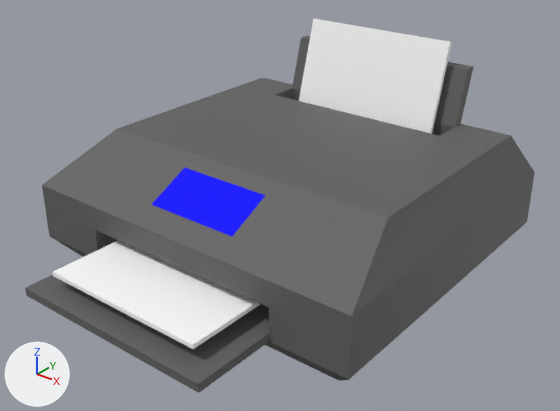
Two versions of the OBJ model Tribe2020/Assets/Art/Models/Printer.obj, one commit apart.
One viewpoint serves both versions: a 50 mm camera at (53.5, -66.0, 48.8) aimed at (2.3, -1.9, 9.0). The lights are fixed; the arrows at lower left show +X, +Y and +Z. Where no turn or scale is listed for an object, it has been applied to the vertices.
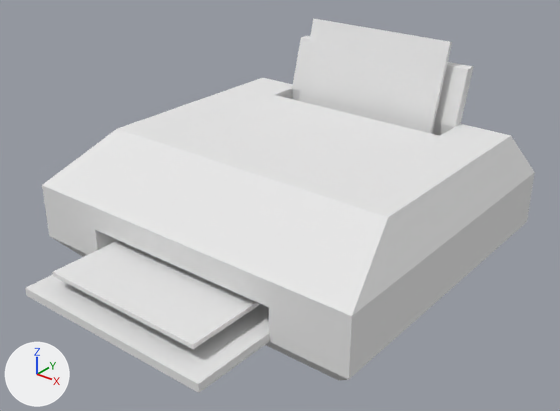
Boxes [x1, y1, x2, y2] around the edits, measured in the pictures (560 x 411 px; the box of a moved part takes in the faces that stretch with it):
'object_6', surface changed, recoloured (grey to white): [42, 78, 535, 381] in both
'object_2', recoloured: [52, 33, 448, 349] in both
'object_3', recoloured, surface changed: [25, 240, 269, 393] in both
'object_1', recoloured, surface changed: [292, 33, 473, 134] in both
'object_5', surface changed, recoloured: [25, 168, 269, 393] in both
'object_4', surface changed, recoloured: [152, 36, 473, 236] in both
part 1 of me_object_1, cut back: before [292, 36, 473, 127]; after [299, 33, 448, 134]
part 2 of me_object_2, moved or reshaped: before [299, 33, 448, 134]; after [52, 240, 260, 349]
part 3 of me_object_3, moved or reshaped: before [52, 240, 260, 349]; after [25, 275, 269, 393]
part 4 of me_object_4, deleted (blue): before [152, 168, 266, 236]
part 5 of me_object_4, added: after [292, 36, 473, 127]
part 6 of me_object_5, cut back: before [25, 275, 269, 393]; after [152, 168, 266, 236]

What changed in the scene script:
```text
Change mat_coalplastic:
    mat_coalplastic.base_color: (0.118, 0.118, 0.118) -> (0.8, 0.8, 0.8)  # dark grey #606060 -> white #e7e7e7
    mat_coalplastic.roughness: 0.643 -> 1.0
Change mat_whitematte:
    mat_whitematte.base_color: (1.0, 1.0, 1.0) -> (0.8, 0.8, 0.8)  # white #ffffff -> white #e7e7e7
Change mat_bluescreenemissive:
    mat_bluescreenemissive.base_color: (0.0, 0.0, 1.0) -> (0.8, 0.8, 0.8)  # blue #0000ff -> white #e7e7e7
Change me_object_1:
    used by ob_object_1; location = (0.0, 0.0, 0.0)
    remove me_object_1.from_pydata(...)  # 16 vertices, 20 faces; spans x -13.0..13.0, y 20.0..23.5, z 15.0..22.0
    remove me_object_1.materials.append(mat_coalplastic)  # dark grey #606060
    add me_object_1.from_pydata(...)  # 8 vertices, 6 faces; spans x -10.5..10.5, y 17.4..22.0, z 10.6..25.1
    me_object_1 part 1: the whole mesh is rebuilt
    add me_object_1.materials.append(mat_whitematte)  # white #e7e7e7
Change me_object_2:
    used by ob_object_2; location = (0.0, 0.0, 0.0)
    remove me_object_2.from_pydata(...)  # 8 vertices, 8 faces; spans x -10.5..10.5, y 17.4..22.0, z 10.6..25.1
    add me_object_2.from_pydata(...)  # 8 vertices, 6 faces; spans x -10.5..10.5, y -25.0..5.0, z 5.5..6.0
    me_object_2 part 2: the whole mesh is rebuilt
Change me_object_3:
    used by ob_object_3; location = (0.0, 0.0, 0.0)
    remove me_object_3.from_pydata(...)  # 8 vertices, 8 faces; spans x -10.5..10.5, y -25.0..5.0, z 5.5..6.0
    remove me_object_3.materials.append(mat_whitematte)  # white #ffffff
    add me_object_3.from_pydata(...)  # 8 vertices, 6 faces; spans x -13.0..13.0, y -27.0..-17.0, z 3.0..4.0
    me_object_3 part 3: the whole mesh is rebuilt
    add me_object_3.materials.append(mat_coalplastic)  # white #e7e7e7
Change me_object_4:
    where me_object_4.from_pydata(...)  # 6 vertices, 2 faces; spans x -6.0..6.0, y -14.32..-8.95, z 11.34..14.02
    used by ob_object_4; location = (0.0, 0.0, 0.0)
    verts and faces of me_object_4; kept vertices keep their numbers, new ones are numbered from 6
    before: 0 (-6.0, -14.32, 11.34) at pixel (151, 204), 1 (-6.0, -8.95, 14.02) at pixel (184, 167), 2 (0.0, -14.32, 11.34) at pixel (190, 219), 3 (0.0, -8.95, 14.02) at pixel (223, 180), 4 (6.0, -14.32, 11.34) at pixel (232, 236)
    before: 5 (6.0, -8.95, 14.02) at pixel (265, 195)
    remove me_object_4.materials.append(mat_bluescreenemissive)  # blue #0000ff
    me_object_4 part 4
    add delete_vertices([*range(0, 6)])  # with the faces that use them
    me_object_4 part 5
    add verts[6] = (-13.0, 20.0, 15.0)  # pixel (292, 88)
    add verts[7] = (-13.0, 21.52, 15.0)
    add verts[8] = (-13.0, 22.0, 22.0)  # pixel (300, 37)
    add verts[9] = (-13.0, 23.52, 22.0)  # pixel (307, 35)
    add for new, old in zip([*range(10, 14)], [*range(6, 10)]): verts[new] = verts[old] + (26.0, 0.0, 0.0)
    add faces += [(10, 11, 13, 12), (7, 9, 13, 11), (6, 8, 9, 7), (6, 10, 12, 8), (8, 12, 13, 9), (6, 7, 11, 10)]
    add me_object_4.materials.append(mat_coalplastic)  # white #e7e7e7
Change me_object_5:
    used by ob_object_5; location = (0.0, 0.0, 0.0)
    remove me_object_5.from_pydata(...)  # 8 vertices, 8 faces; spans x -13.0..13.0, y -27.0..-17.0, z 3.0..4.0
    remove me_object_5.materials.append(mat_coalplastic)  # dark grey #606060
    add me_object_5.from_pydata(...)  # 4 vertices, 1 face; spans x -6.0..6.0, y -14.3..-9.0, z 11.3..14.0
    me_object_5 part 6: the whole mesh is rebuilt
    add me_object_5.materials.append(mat_bluescreenemissive)  # white #e7e7e7
```
